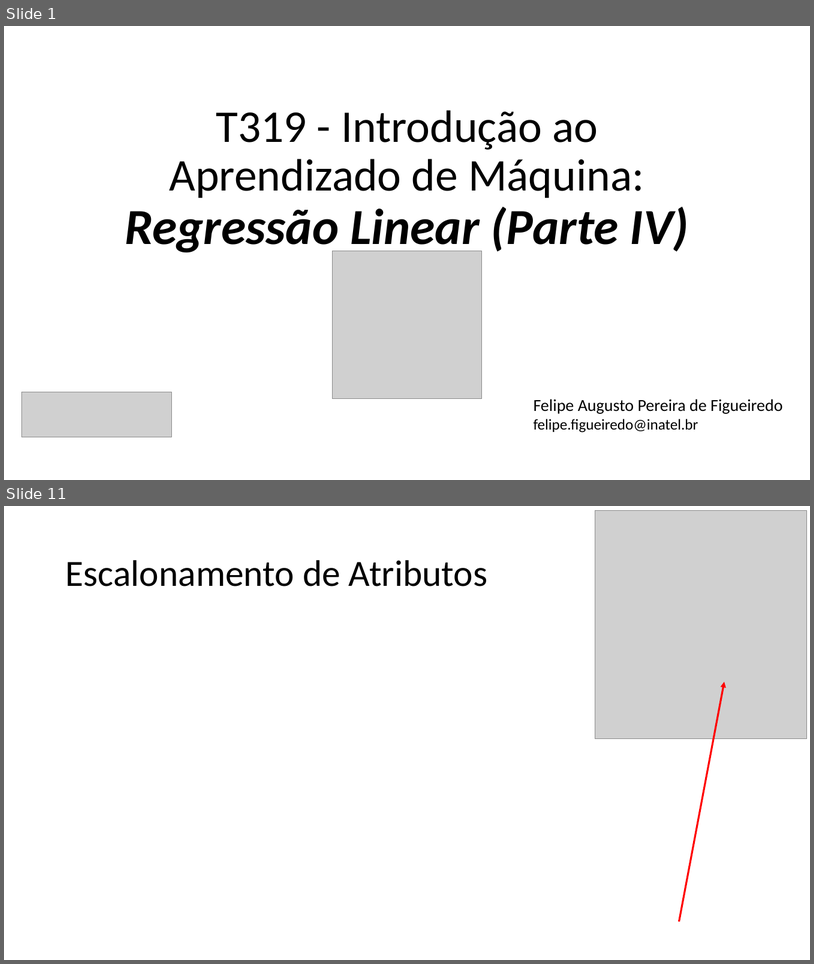
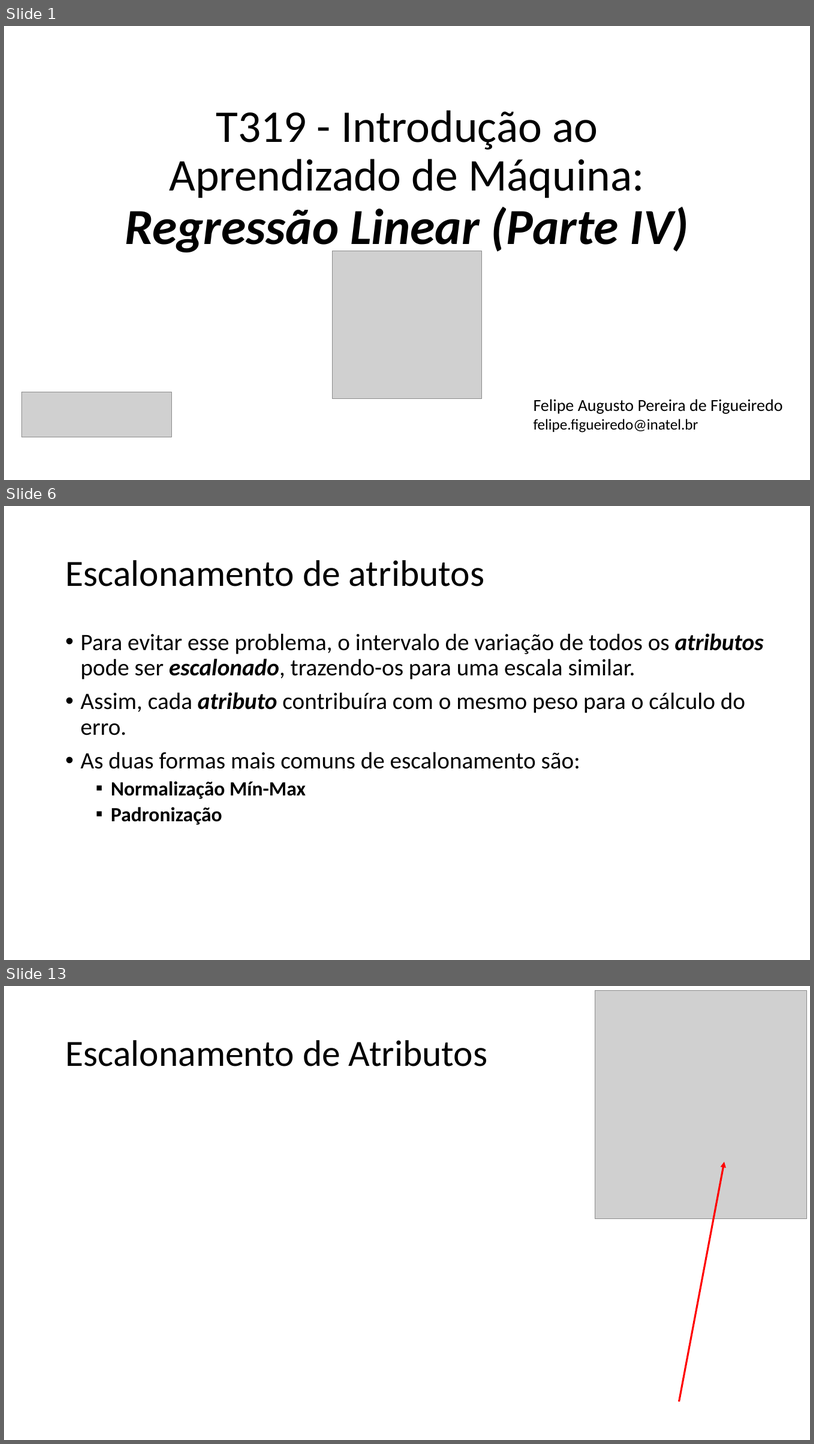
Before and after one commit to zz4fap/t319_aprendizado_de_maquina, a slide deck: slides/T319_Regressão_Linear (Parte IV).pptx. Shown one above the other, each under a label of ours: slides 1 and 11 before the commit, slides 1, 6 and 13 after it; the slides between them are not shown. The pictures are 814x964 and 814x1444 pixels, drawn with LibreOffice and Linux fonts; fonts in the diff are those of the drawing; grey boxes stand for pictures. Boxes give left, top, right and bottom in pixels: in the first picture for what was removed or moved away, otherwise in the second. Text is boxed around its words. In the diff, an @@ line names an element or a change of style, - is before the commit and + after.

```diff
--- a/slides/T319_Regressão_Linear (Parte IV).pptx
+++ b/slides/T319_Regressão_Linear (Parte IV).pptx
@@ slide 6 added at (4,506,810,960), background #FFFFFF @@
@@ title added at (65,560,485,586), 44 pt, text #000000 @@
+Escalonamento de atributos
@@ text added at (81,633,764,825), 28 pt, text #000000 @@
+• Para evitar esse problema, o intervalo de variação de todos os atributos pode ser escalonado, trazendo-os para uma escala similar.
+• Assim, cada atributo contribuíra com o mesmo peso para o cálculo do erro.
+• As duas formas mais comuns de escalonamento são:
+  ▪ Normalização Mín-Max
+  ▪ Padronização
@@ what was slide 11 is now slide 13 @@
```
Also in this commit, not shown: 2 slides changed, 6 other slides added, 5 slides removed, 6 other files.
